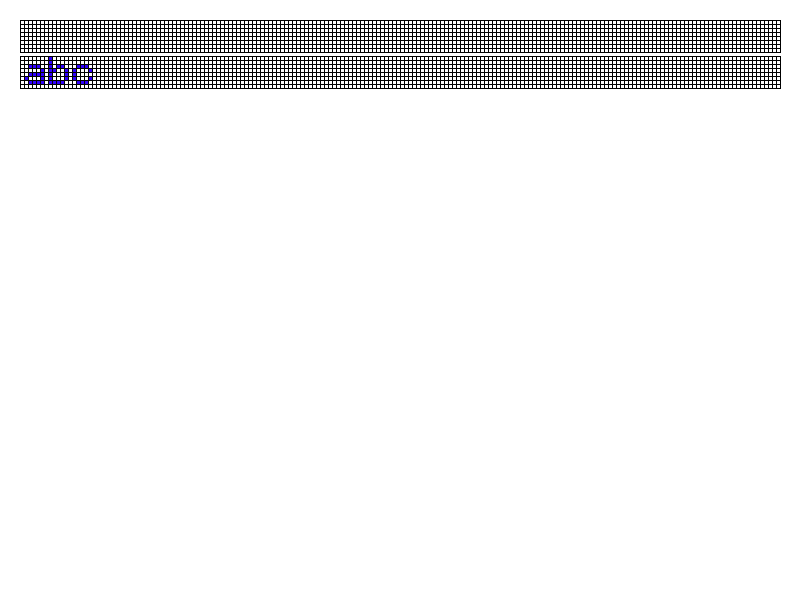
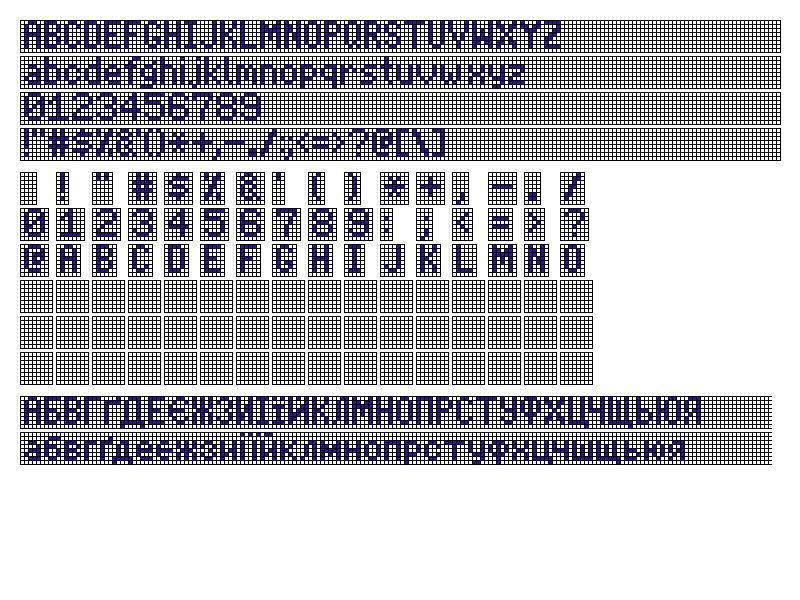
Revision of a layered 800×600 image; what changed, layer by layer:
added layer "Sample Cyrillic" above "Sample English" over bbox(20, 396, 772, 465)
renamed "копія Шар" to "Sample English", painted on it over bbox(20, 21, 781, 161)
added layer "ASCII table" above "Background" over bbox(20, 172, 593, 385)
